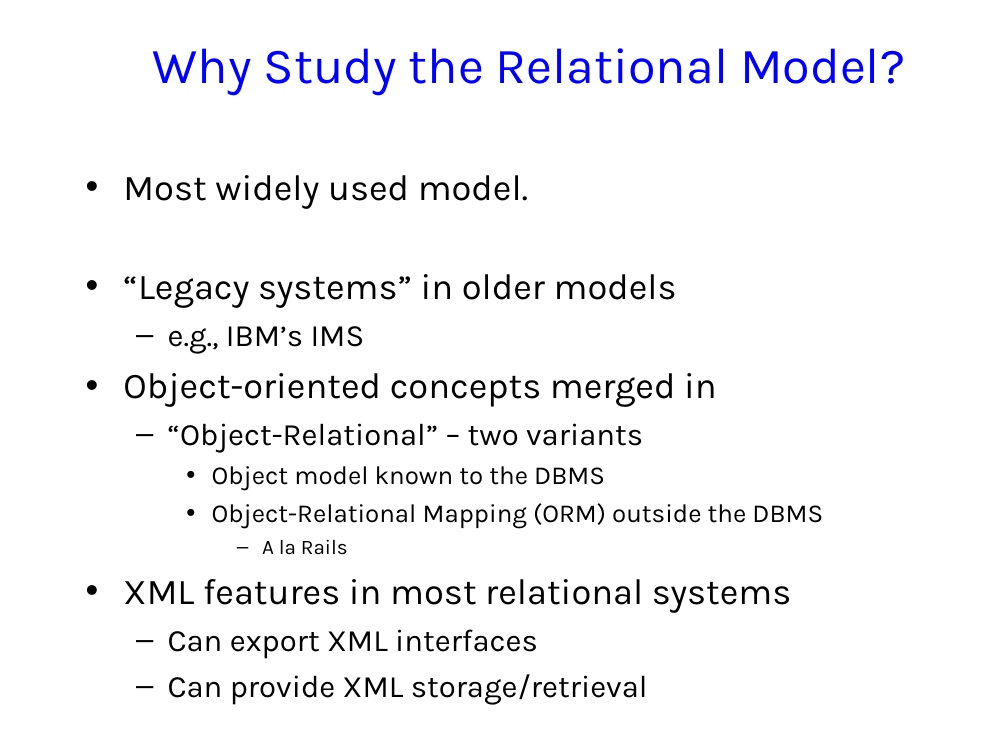
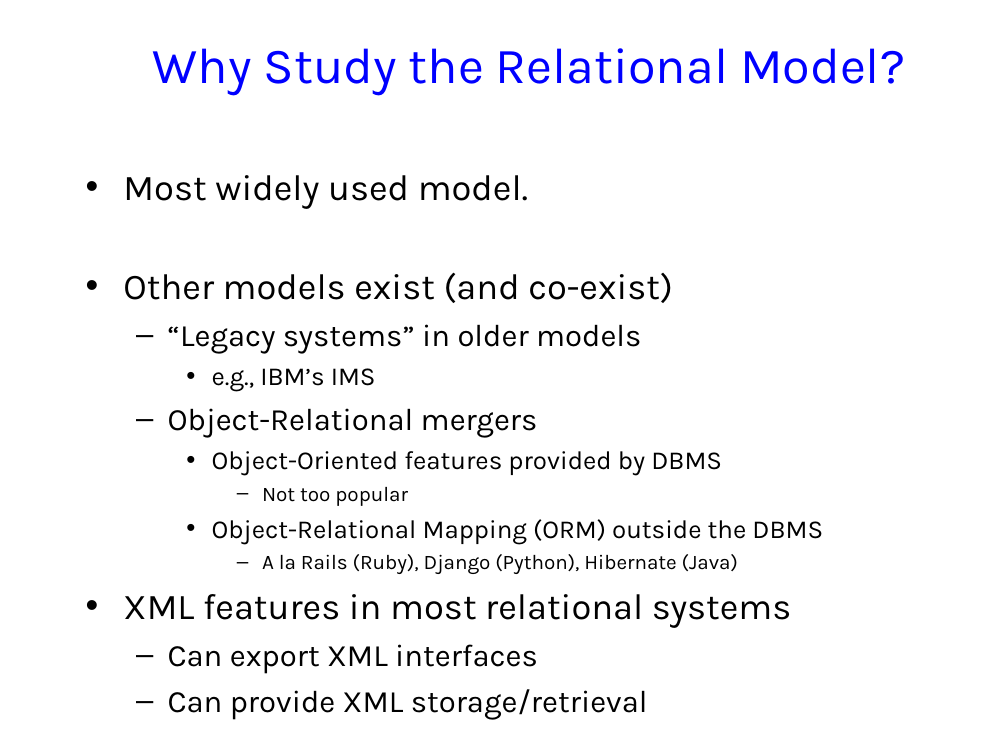
Before and after one commit to jhellerstein/cs186-09, a slide deck: slide 11 of lecs/02-Relational.ppt (slide 12 before the commit). Drawn at 1008x756 pixels with LibreOffice and Linux fonts; fonts in the diff are those of the drawing; background and template pictures are left out. Boxes give left, top, right and bottom in pixels: in the first picture for what was removed or moved away, otherwise in the second. Text is boxed around its words. In the diff, an @@ line names an element or a change of style, - is before the commit and + after.

```diff
--- a/lecs/02-Relational.ppt
+++ b/lecs/02-Relational.ppt
@@ text at <box>123,272,673,303</box>: paragraph added @@
+• Other models exist (and co-exist)
@@ text at <box>168,324,641,392</box>: size 25.9 to 22.2 pt in "“Legacy systems” in older models"; size 22.2 to 18.5 pt in "e.g., IBM’s IMS"; bullet • to –; list level 1 to 2 in "“Legacy systems” in older models"; bullet – to •; list level 2 to 3 in "e.g., IBM’s IMS" @@
@@ text at <box>168,408,722,506</box>: text changed; size 25.9 to 18.5 pt @@
-• Object-oriented concepts merged in
-  – “Object-Relational” – two variants
-    • Object model known to the DBMS
+  – Object-Relational mergers
+    • Object-Oriented features provided by DBMS
+      – Not too popular
@@ text at <box>262,554,738,574</box>: text changed @@
-      – A la Rails
+      – A la Rails (Ruby), Django (Python), Hibernate (Java)
```
Also in this commit, not shown: 14 other slides changed, 1 slide added, 1 slide removed, 2 other files.
